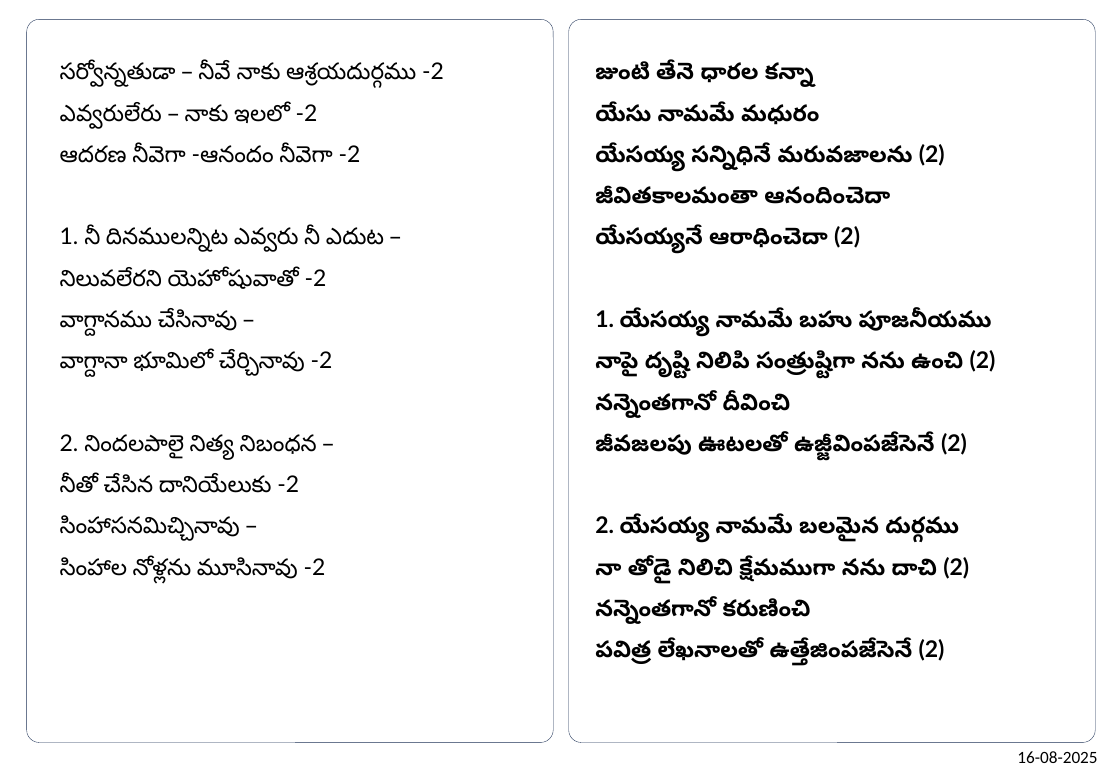
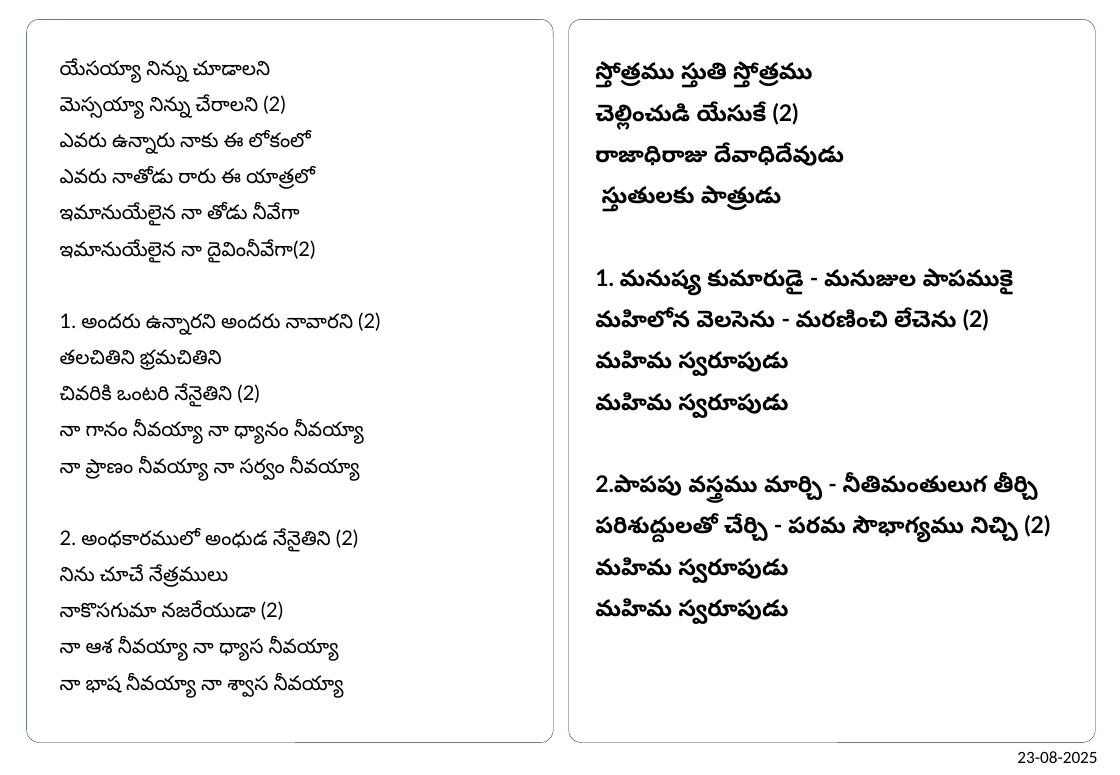
Before and after one commit to venu-webdev/songsDb, a slide deck: slide 2 of songsTemplate.pptx. Drawn at 1120x775 pixels with LibreOffice and Linux fonts; fonts in the diff are those of the drawing. Boxes give left, top, right and bottom in pixels: in the first picture for what was removed or moved away, otherwise in the second. Text is boxed around its words. In the diff, an @@ line names an element or a change of style, - is before the commit and + after.

```diff
--- a/songsTemplate.pptx
+++ b/songsTemplate.pptx
@@ text at bbox=[60, 60, 380, 698]: text changed; size 16 to 14 pt @@
-సర్వోన్నతుడా – నీవే నాకు ఆశ్రయదుర్గము -2
-ఎవ్వరులేరు – నాకు ఇలలో -2
-ఆదరణ నీవెగా -ఆనందం నీవెగా -2
-1. నీ దినములన్నిట ఎవ్వరు నీ ఎదుట –
-నిలువలేరని యెహోషువాతో -2
-వాగ్దానము చేసినావు –
-వాగ్దానా భూమిలో చేర్చినావు -2
-2. నిందలపాలై నిత్య నిబంధన –
-నీతో చేసిన దానియేలుకు -2
-సింహాసనమిచ్చినావు –
-సింహాల నోళ్లను మూసినావు -2
+యేసయ్యా నిన్ను చూడాలని
+మెస్సయ్యా నిన్ను చేరాలని (2)
+ఎవరు ఉన్నారు నాకు ఈ లోకంలో
+ఎవరు నాతోడు రారు ఈ యాత్రలో
+ఇమానుయేలైన నా తోడు నీవేగా
+ఇమానుయేలైన నా దైవింనీవేగా(2)
+1. అందరు ఉన్నారని అందరు నావారని (2)
+తలచితిని భ్రమచితిని
+చివరికి ఒంటరి నేనైతిని (2)
+నా గానం నీవయ్యా నా ధ్యానం నీవయ్యా
+నా ప్రాణం నీవయ్యా నా సర్వం నీవయ్యా
+2. అంధకారములో అంధుడ నేనైతిని (2)
+నిను చూచే నేత్రములు
+నాకొసగుమా నజరేయుడా (2)
+నా ఆశ నీవయ్యా నా ధ్యాస నీవయ్యా
+నా భాష నీవయ్యా నా శ్వాస నీవయ్యా
@@ text at bbox=[595, 63, 1050, 624]: text changed @@
-జుంటి తేనె ధారల కన్నా
-యేసు నామమే మధురం
-యేసయ్య సన్నిధినే మరువజాలను (2)
-జీవితకాలమంతా ఆనందించెదా
-యేసయ్యనే ఆరాధించెదా (2)
-1. యేసయ్య నామమే బహు పూజనీయము
-నాపై దృష్టి నిలిపి సంత్రుష్టిగా నను ఉంచి (2)
-నన్నెంతగానో దీవించి
-జీవజలపు ఊటలతో ఉజ్జీవింపజేసెనే (2)
-2. యేసయ్య నామమే బలమైన దుర్గము
-నా తోడై నిలిచి క్షేమముగా నను దాచి (2)
-నన్నెంతగానో కరుణించి
-పవిత్ర లేఖనాలతో ఉత్తేజింపజేసెనే (2)
+స్తోత్రము స్తుతి స్తోత్రము
+చెల్లించుడి యేసుకే (2)
+రాజాధిరాజు దేవాధిదేవుడు
+స్తుతులకు పాత్రుడు
+1. మనుష్య కుమారుడై - మనుజుల పాపముకై
+మహిలోన వెలసెను - మరణించి లేచెను (2)
+మహిమ స్వరూపుడు
+మహిమ స్వరూపుడు
+2.పాపపు వస్త్రము మార్చి - నీతిమంతులుగ తీర్చి
+పరిశుద్దులతో చేర్చి - పరమ సౌభాగ్యము నిచ్చి (2)
+మహిమ స్వరూపుడు
+మహిమ స్వరూపుడు
@@ text at bbox=[1017, 751, 1097, 763]: text changed @@
-16-08-2025
+23-08-2025
```
Also in this commit, not shown: 1 other slide changed, 4 other files.
